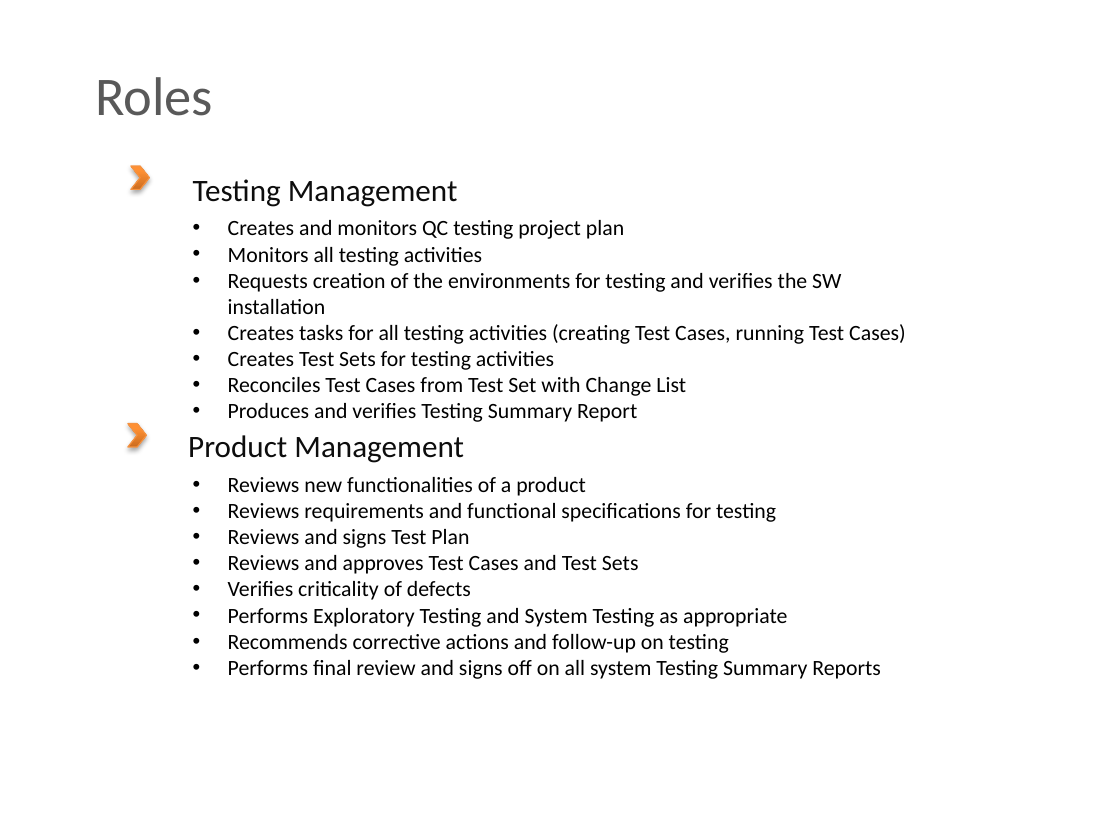
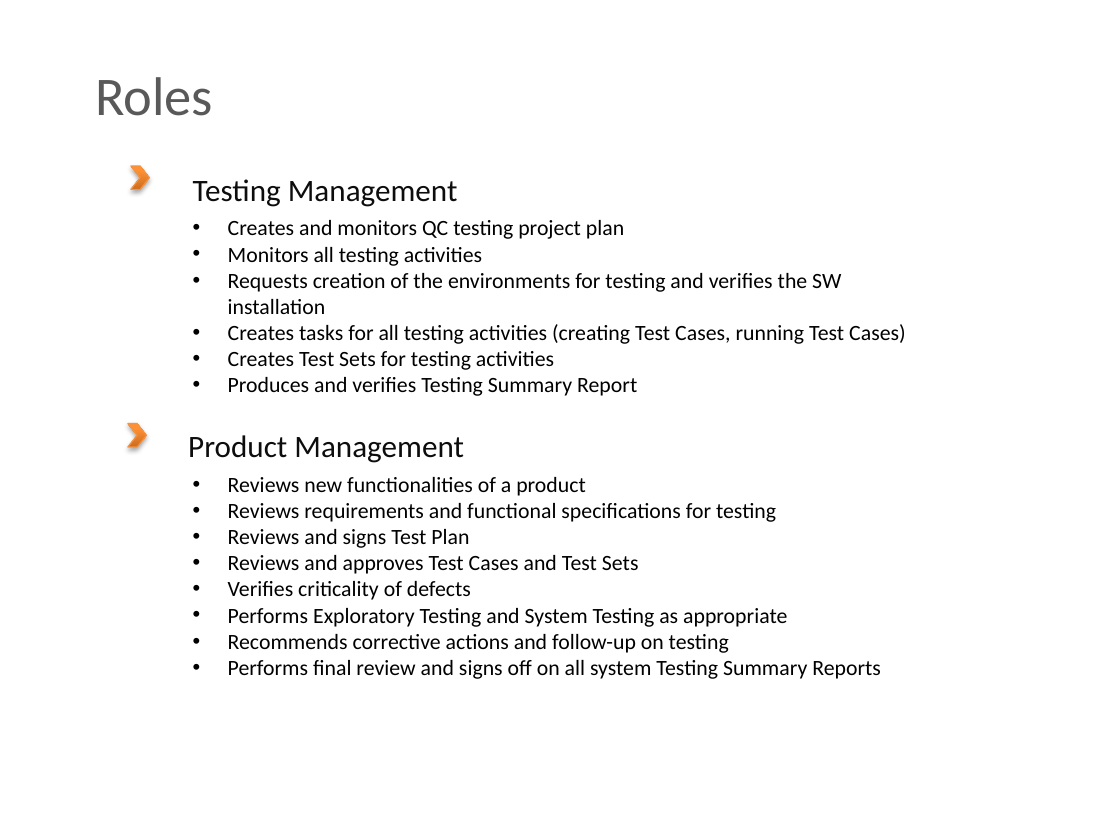
Before and after one commit to BigRacer/swtesting, a slide deck: slide 25 of 1.Introduction_part2/Introduction.pptx (slide 20 before the commit). Drawn at 1120x840 pixels with LibreOffice and Linux fonts; fonts in the diff are those of the drawing; background and template pictures are left out. Boxes give left, top, right and bottom in pixels: in the first picture for what was removed or moved away, otherwise in the second. Text is boxed around its words. In the diff, an @@ line names an element or a change of style, - is before the commit and + after.

```diff
--- a/1.Introduction_part2/Introduction.pptx
+++ b/1.Introduction_part2/Introduction.pptx
@@ text at (228,377,686,396): paragraph removed @@
-• Reconciles Test Cases from Test Set with Change List
```
Also in this commit, not shown: 7 other slides changed, 5 slides added, 2 other files.
